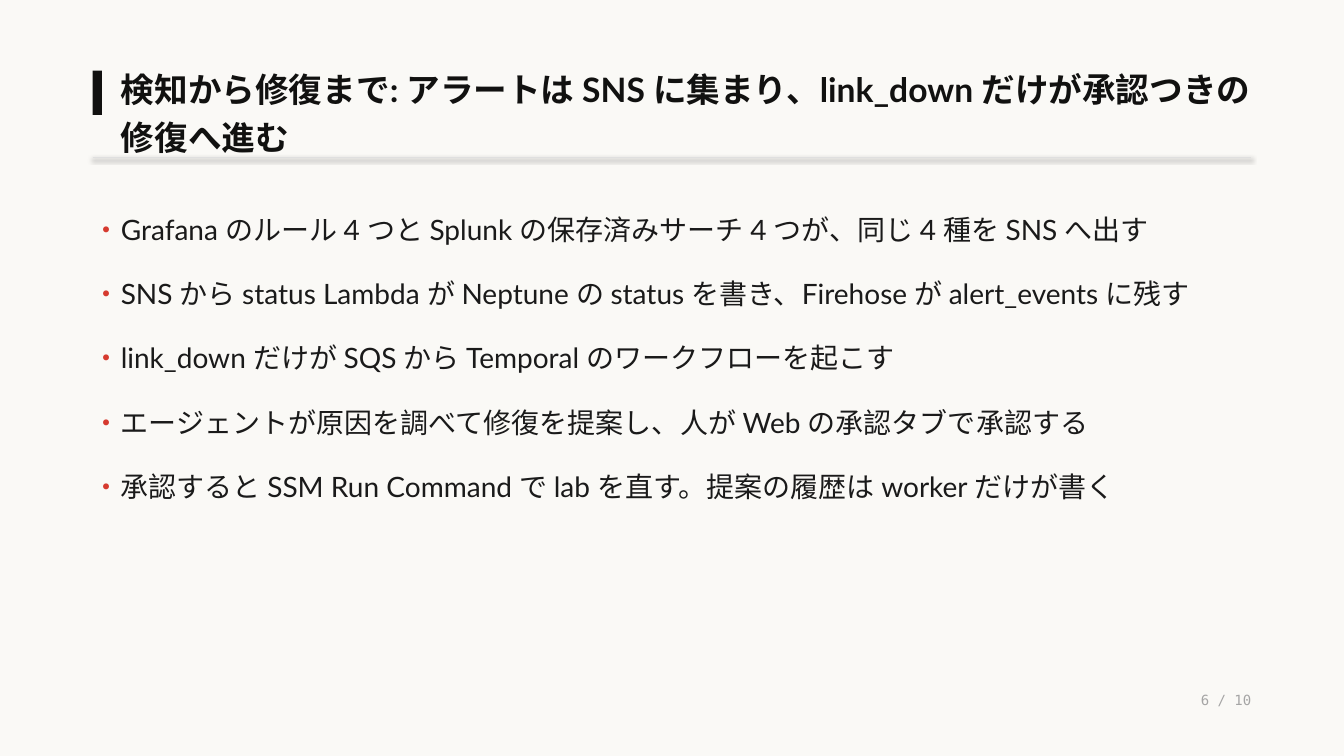
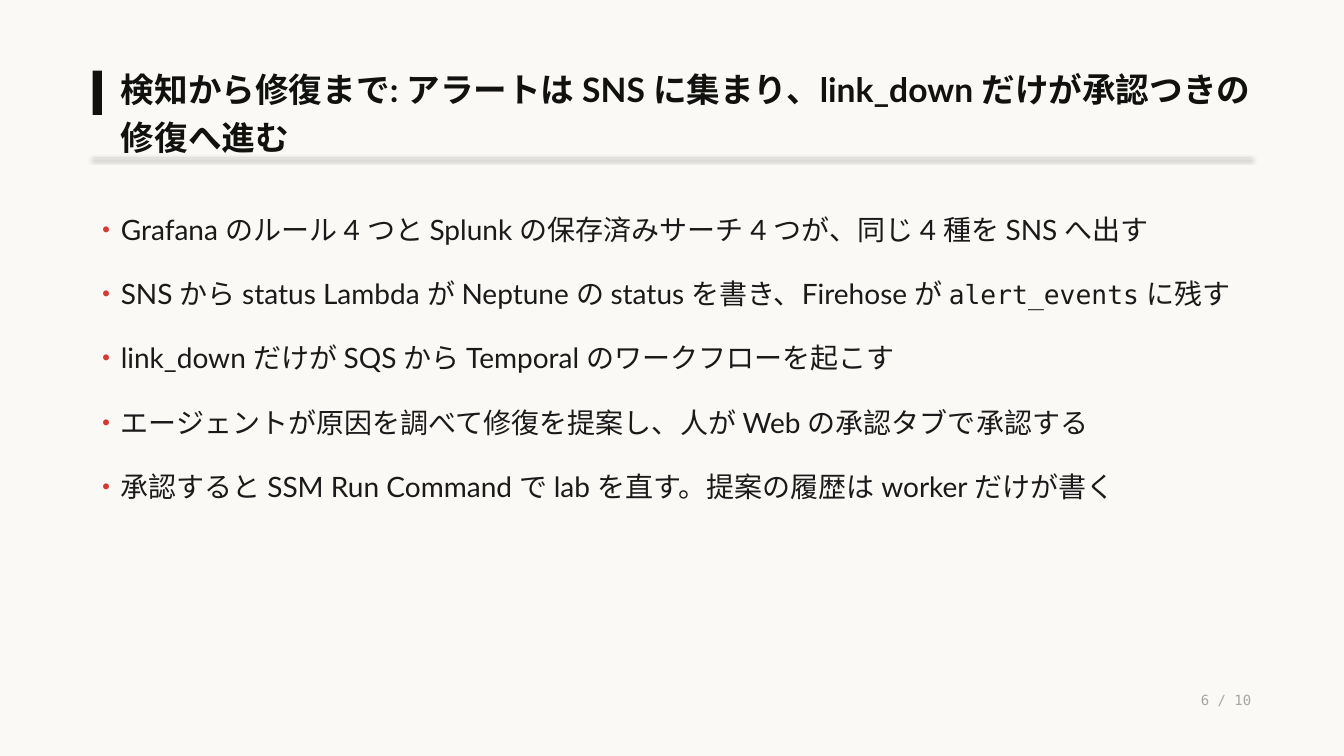
Before and after one commit to eddie-eights/nwc-poc, a slide deck: slide 6 of docs/architecture-managed.pptx. Drawn at 1344x756 pixels with LibreOffice and Linux fonts; fonts in the diff are those of the drawing. Boxes give left, top, right and bottom in pixels: in the first picture for what was removed or moved away, otherwise in the second. Text is boxed around its words. In the diff, an @@ line names an element or a change of style, - is before the commit and + after.

```diff
--- a/docs/architecture-managed.pptx
+++ b/docs/architecture-managed.pptx
@@ text at box(93, 280, 1231, 310): size 20 to 18.8 pt, font Lato to DejaVu Sans Mono in "alert_events" @@
```
Also in this commit, not shown: 9 other slides changed, 1 other file.
